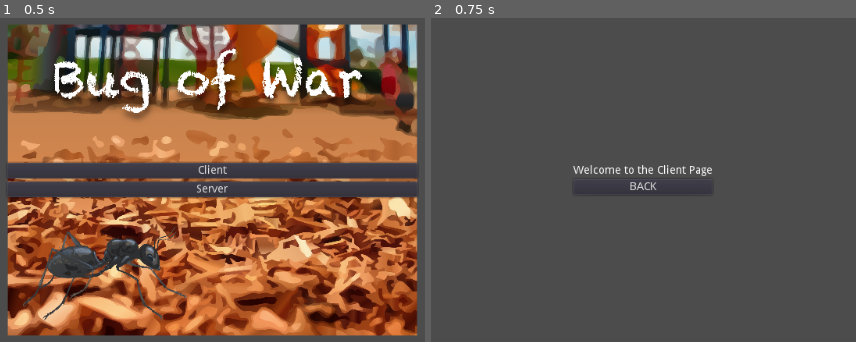
Above: before the commit, frames 1-2 (left to right).
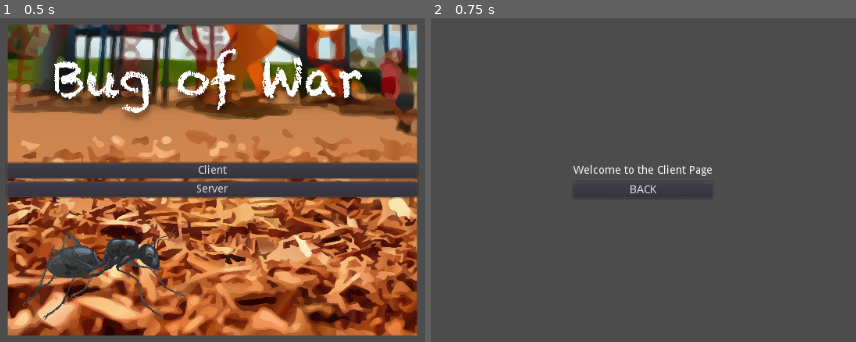
Above: after the commit, the same moments.

Repository: Luzzotica/BugOfWar
Game: Godot game, scene res://Scenes/LandingPage.tscn
Same seed, same stepped clock (60 frames per second), same inputs: the game is played once before the commit and once after it.
Inputs:
- Up to frame 1 (0.5 s): no input
- Up to frame 2 (0.75 s): click "Client" at 0.5 s

Frame 1 is identical in both runs. In frame 2, 0.1% of the frame differs, in the area x 46-54%, y 50-55%.

Commit message:
Started adding text edit for name input

Diff:
--- a/Scenes/ClientStartPage.tscn
+++ b/Scenes/ClientStartPage.tscn
@@ -23,10 +23,15 @@
 margin_bottom = 14.0
 text = "Welcome to the Client Page"
 
-[node name="Button" type="Button" parent="CenterContainer"]
+[node name="TextEdit" type="TextEdit" parent="CenterContainer"]
 margin_top = 18.0
 margin_right = 178.0
-margin_bottom = 38.0
+margin_bottom = 18.0
+
+[node name="Button" type="Button" parent="CenterContainer"]
+margin_top = 22.0
+margin_right = 178.0
+margin_bottom = 42.0
 text = "BACK"
 
 [connection signal="pressed" from="CenterContainer/Button" to="." method="go_to_scene" binds= [ "res://Scenes/LandingPage.tscn" ]]
